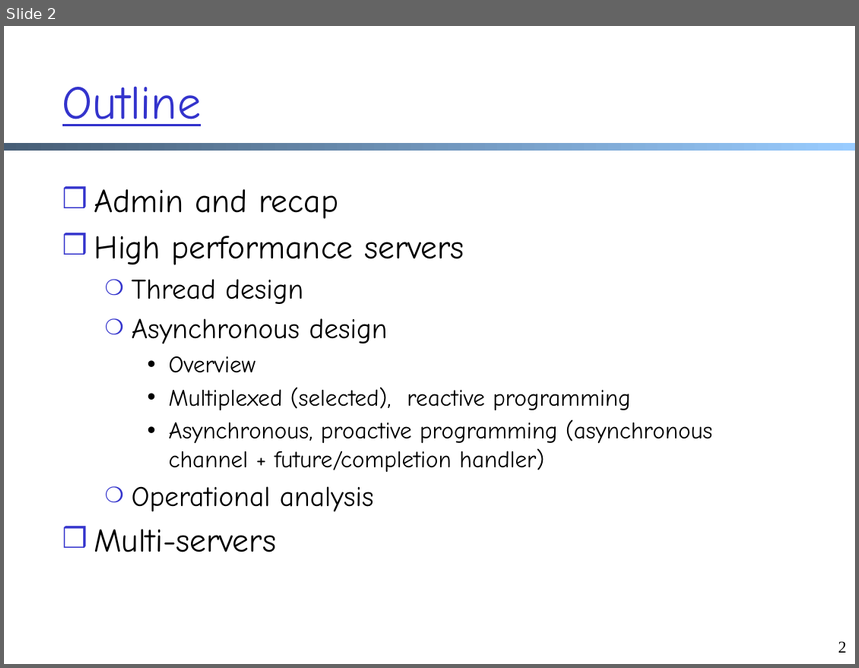
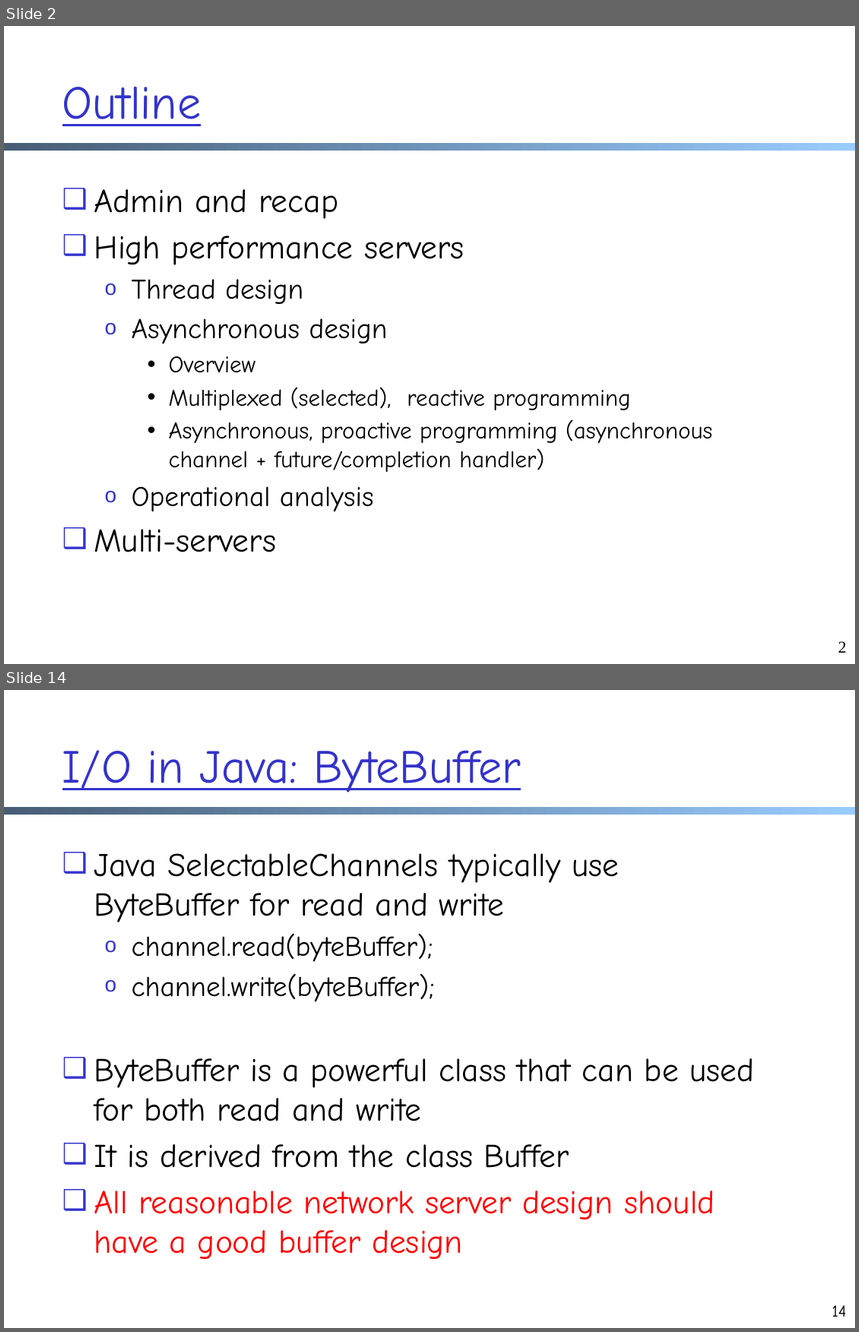
Before and after one commit to xiangq27/xiangq27.github.io, a slide deck: courses/cnns-xmuf21/files/lectures/application-op-analysis-load-balance.pptx. Shown one above the other, each under a label of ours: slide 2 before the commit, slides 2 and 14 after it; the slides between them are not shown. The pictures are 859x668 and 859x1332 pixels, drawn with LibreOffice and Linux fonts; fonts in the diff are those of the drawing. Boxes give left, top, right and bottom in pixels: in the first picture for what was removed or moved away, otherwise in the second. Text is boxed around its words. In the diff, an @@ line names an element or a change of style, - is before the commit and + after.

```diff
--- a/courses/cnns-xmuf21/files/lectures/application-op-analysis-load-balance.pptx
+++ b/courses/cnns-xmuf21/files/lectures/application-op-analysis-load-balance.pptx
@@ slide 14 added at [4,690,855,1328], background #FFFFFF; not listed: 1 template element that a slide beside it also shows @@
@@ title added at [63,750,521,793], 40 pt, text #3333CC, underline @@
+I/O in Java: ByteBuffer
@@ text added at [94,853,755,1260], 28 pt, text #000000 @@
+❑ Java SelectableChannels typically use ByteBuffer for read and write
+  o channel.read(byteBuffer);
+  o channel.write(byteBuffer);
+❑ ByteBuffer is a powerful class that can be used for both read and write
+❑ It is derived from the class Buffer
+❑ All reasonable network server design should have a good buffer design
@@ page number added at [832,1306,847,1317], 14 pt, text #000000 @@
+14
@@ slide 2 changed as well @@
@@ text at [94,189,465,553]: bullet ❒ to ❑; bullet ❍ to o @@
```
Also in this commit, not shown: 43 other slides changed, 41 other slides added, 1 slide removed, 23 other files.
